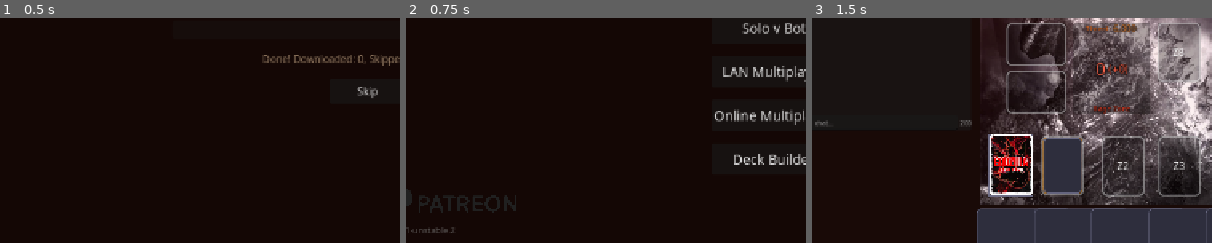
Above: before the commit, frames 1-3 (left to right).
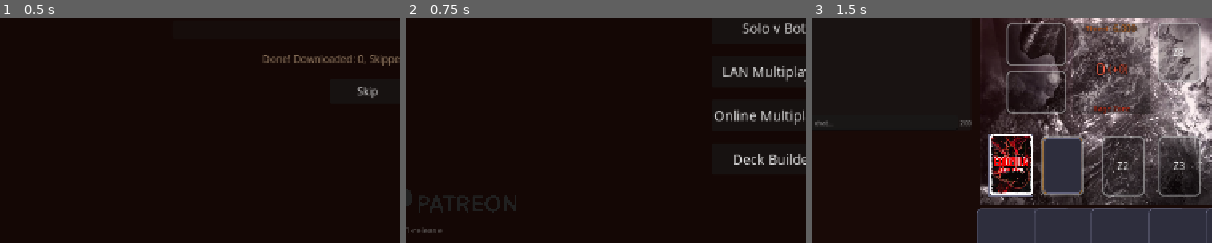
Above: after the commit, the same moments.

Repository: hunterdurbin/godzilla-sim
Game: Godot game, scene res://scenes/ui/LoadingScreen.tscn
Same seed, same stepped clock (60 frames per second), same inputs: the game is played once before the commit and once after it.
Inputs:
- Up to frame 1 (0.5 s): no input
- Up to frame 2 (0.75 s): click "Skip" at 0.5 s
- Up to frame 3 (1.5 s): click "Solo v Self" at 1.25 s
The pictures show only the part of the screen within x 4-54%, y 50-100%; the shares and areas given below are measured in that part.

Frame 1 is identical in both runs. In frame 2, less than 0.1% of the frame differs, in the area x 2-12%, y 92-96%; in frame 3, nothing differs.

Commit message:
Update version to v0.1.11-release

Diff:
--- a/project.godot
+++ b/project.godot
@@ -11,7 +11,7 @@
 [application]
 
 config/name="Unofficial Godzilla Sim"
-config/version="0.1.11-unstable.2"
+config/version="0.1.11-release"
 run/main_scene="res://scenes/ui/LoadingScreen.tscn"
 config/quit_on_go_back=false
 config/features=PackedStringArray("4.6", "GL Compatibility")
Not shown, changed: export_presets.cfg
